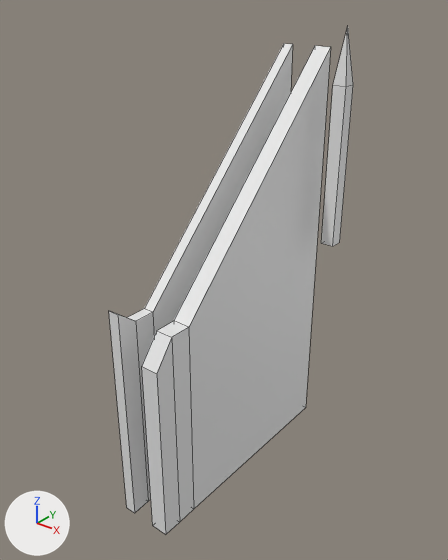
A saved change to the Blender file Assets/Art/GamePlayComponents.blend.
One viewpoint serves both versions: a 50 mm camera at (131.6, -194.0, 40.9) aimed at (9.4, -41.2, -53.8). The axes (+X, +Y, +Z) are drawn at lower left. The lights are the same throughout. Mesh edges are drawn as thin lines.
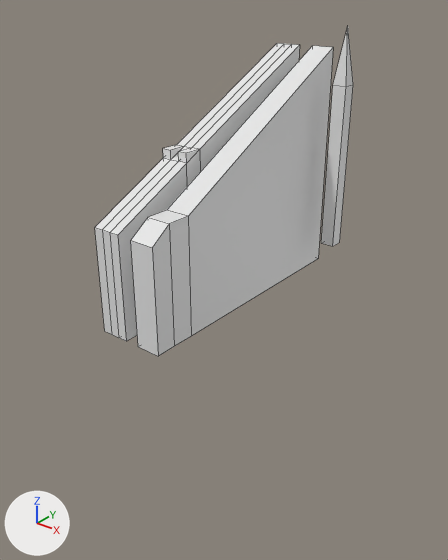
Where the newer file only moved an object's origin or applied its transform, the numbers keep the older frame.

Where the change shows, as pixel boxes (x1, y1, x2, y2) in the pictures (448 x 560 px):
'Cube.001', mesh rescaled (7% wider, 36% shorter): before (142, 46, 331, 534); after (131, 46, 333, 356)
'Cube', reshaped, rescaled (11% wider, 36% shorter): before (109, 44, 293, 513); after (95, 43, 300, 341)

Diff of the bpy script that builds the scene:
```diff
--- a/Assets/Art/GamePlayComponents.blend.py
+++ b/Assets/Art/GamePlayComponents.blend.py
@@ me_cube @@
 # used by ob_cube; location = (0.0, 7.7, 19.7)
-me_cube.from_pydata(...)  # 16 vertices, 14 faces; spans x -2.0..2.0, y -92.0..0.0, z -154.0..0.0
+me_cube.from_pydata(...)  # 36 vertices, 36 faces; spans x -4.0..4.0, y -92.0..0.0, z -80.0..0.0
+# me_cube part 1: the whole mesh is rebuilt
 me_cube.materials.append(mat_material)
@@ me_cube_002 @@
 me_cube_002.from_pydata(...)  # 16 vertices, 14 faces; spans x -3.0..3.0, y -92.0..0.0, z -154.0..0.0
 # used by ob_cube_001; location = (14.4, 7.7, 19.7)
+# me_cube_002 part 2: the whole mesh is scaled about the mesh origin by (1.32, 1, 0.519)
 me_cube_002.materials.append(mat_material)
@@ ob_cube @@
 ob_cube.location = (0.0, 7.7, 19.7)
+ob_cube.scale = (1.31, 1.0, 1.0)
```
